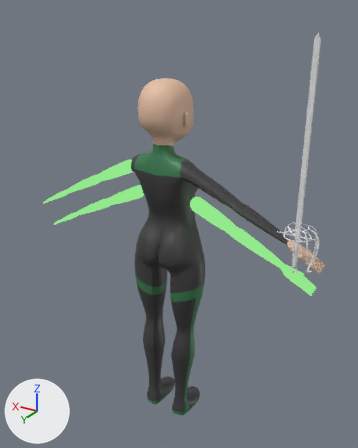
A saved change to the Blender file meshes/main.blend.
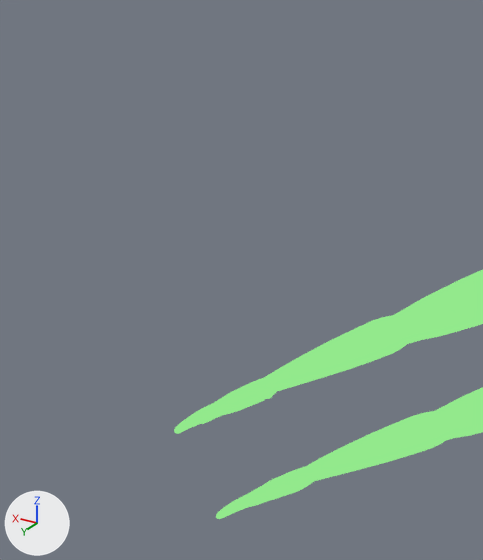
There are two pictures of each version: one whole from a 50 mm camera at (-1.97, 3.1, 3.41) aimed at (-0.05, -0.1, 1.81), one close up on the part from 0% to 34% of the width and 21% to 52% of the height. Lighting does not change. The marker at lower left points along +X, +Y and +Z.

In view in the first close-up: 'character'.
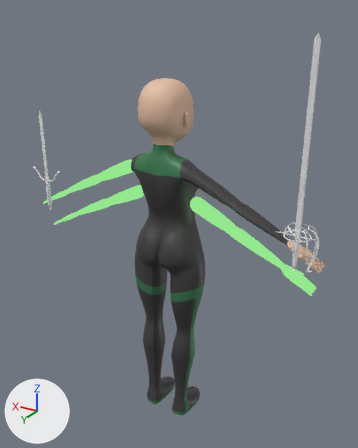
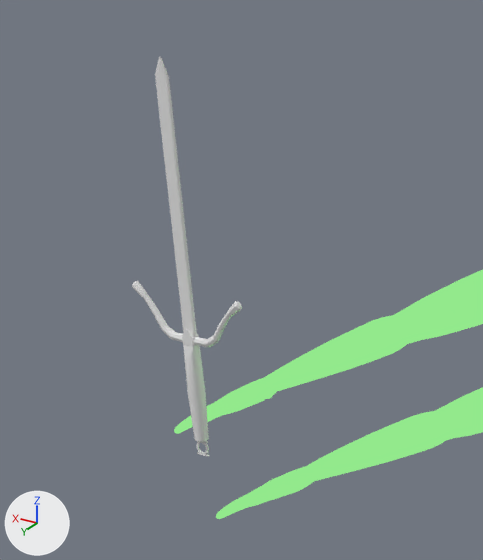
Where the newer file only moved an object's origin or applied its transform, the numbers keep the older frame.

Location of each change, [x1, y1, x2, y2] in pixels of the close-ups (483 x 560 px):
```json
{"object": "dagger", "change": "added", "after": [132, 57, 242, 457]}
```

The change, as JSON lines over the scene's bpy script:
```json
{"op": "add", "block": "me_cube_004", "code": ["me_cube_004 = bpy.data.meshes.new('Cube.004')", "me_cube_004.from_pydata(...)  # 269 vertices, 229 faces; spans x -0.157..0.157, y -0.018..0.0, z -0.036..0.833", "me_cube_004.polygons.foreach_set('use_smooth', [True] * 229)"]}
{"op": "add", "block": "ob_dagger", "code": ["ob_dagger = bpy.data.objects.new('dagger', me_cube_004)", "ob_dagger.location = (1.113, 0.177, 1.833)", "_m = ob_dagger.modifiers.new('Mirror', 'MIRROR')", "_m.use_axis = (False, True, False)", "_m.use_clip = True"]}
```
